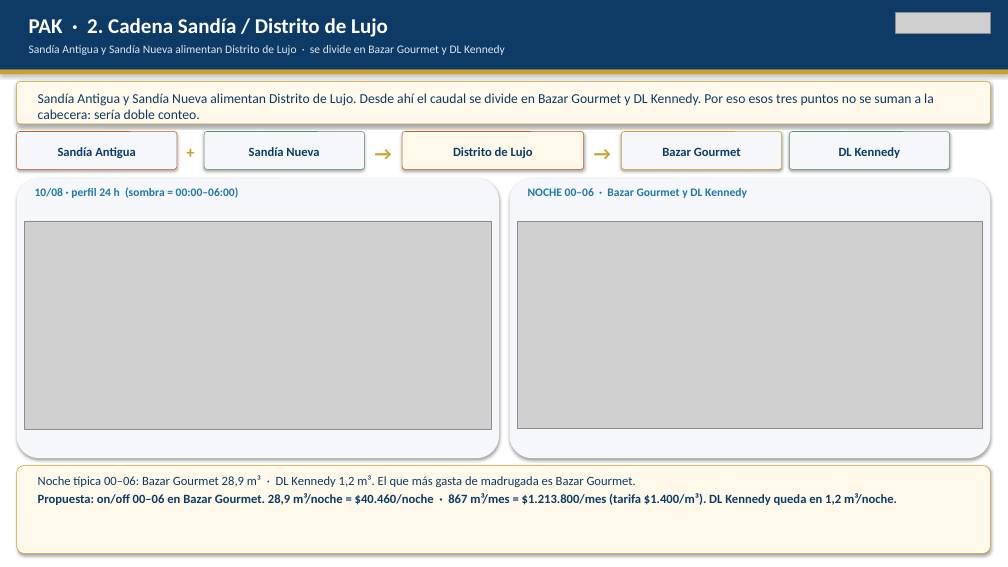
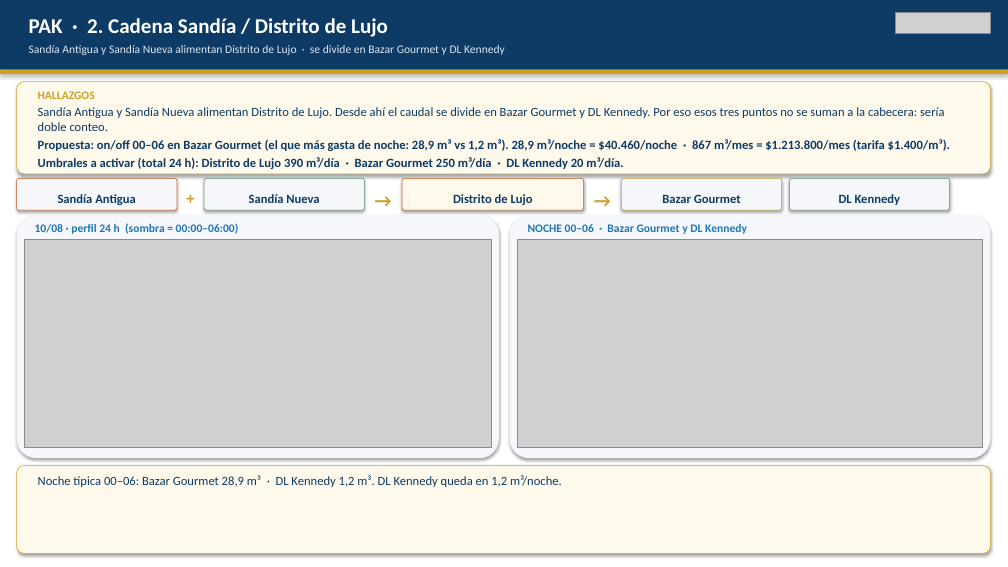
Before and after one commit to anibaloperacionesWes/wes-scripts, a slide deck: slide 15 of reports/Parque_Arauco/TMP_7MALLS/entrega_diego_anibal/Recorrido_ejecutivo_PA_MAE_20260817.pptx. Drawn at 1008x567 pixels with LibreOffice and Linux fonts; fonts in the diff are those of the drawing; grey boxes stand for pictures. Boxes give left, top, right and bottom in pixels: in the first picture for what was removed or moved away, otherwise in the second. Text is boxed around its words. In the diff, an @@ line names an element or a change of style, - is before the commit and + after.

```diff
--- a/reports/Parque_Arauco/TMP_7MALLS/entrega_diego_anibal/Recorrido_ejecutivo_PA_MAE_20260817.pptx
+++ b/reports/Parque_Arauco/TMP_7MALLS/entrega_diego_anibal/Recorrido_ejecutivo_PA_MAE_20260817.pptx
@@ rounded rectangle: place and size @@
-rounded rectangle at bbox=[17, 82, 991, 124]
+rounded rectangle at bbox=[17, 82, 991, 174]
@@ text at bbox=[38, 91, 95, 99]: text changed; size 13 to 11 pt; text colour #0D3B66 to #C9A227; bold on @@
-Sandía Antigua y Sandía Nueva alimentan Distrito de Lujo. Desde ahí el caudal se divide en Bazar Gourmet y DL Kennedy. Por eso esos tres puntos no se suman a la cabecera: sería doble conteo.
+HALLAZGOS
@@ text added at bbox=[38, 107, 950, 169], 12 pt, text #0D3B66, bold @@
+Sandía Antigua y Sandía Nueva alimentan Distrito de Lujo. Desde ahí el caudal se divide en Bazar Gourmet y DL Kennedy. Por eso esos tres puntos no se suman a la cabecera: sería doble conteo.
+Propuesta: on/off 00–06 en Bazar Gourmet (el que más gasta de noche: 28,9 m³ vs 1,2 m³). 28,9 m³/noche = $40.460/noche · 867 m³/mes = $1.213.800/mes (tarifa $1.400/m³).
+Umbrales a activar (total 24 h): Distrito de Lujo 390 m³/día · Bazar Gourmet 250 m³/día · DL Kennedy 20 m³/día.
@@ rounded rectangle: place and size @@
-rounded rectangle at bbox=[17, 132, 177, 169]
+rounded rectangle at bbox=[17, 178, 177, 210]
@@ rounded rectangle: place and size @@
-rounded rectangle at bbox=[204, 132, 364, 169]
+rounded rectangle at bbox=[204, 178, 364, 210]
@@ rounded rectangle: place and size @@
-rounded rectangle at bbox=[402, 132, 584, 169]
+rounded rectangle at bbox=[402, 178, 584, 210]
@@ rounded rectangle: place and size @@
-rounded rectangle at bbox=[622, 132, 782, 169]
+rounded rectangle at bbox=[622, 178, 782, 210]
@@ rounded rectangle: place and size @@
-rounded rectangle at bbox=[789, 132, 950, 169]
+rounded rectangle at bbox=[789, 178, 950, 210]
@@ text at bbox=[177, 185, 204, 210]: text changed; size 18 to 16 pt @@
-→
++
@@ text "→": place and size @@
-text "→" at bbox=[584, 138, 622, 163]
+text "→" at bbox=[364, 185, 402, 210]
@@ text at bbox=[584, 185, 622, 210]: text changed; size 16 to 18 pt @@
-+
+→
@@ 5 texts: place and size @@
-5 texts at bbox=[58, 147, 901, 158]
+5 texts at bbox=[58, 194, 901, 205]
@@ rounded rectangle: place and size @@
-rounded rectangle at bbox=[17, 178, 499, 458]
+rounded rectangle at bbox=[17, 215, 499, 458]
@@ picture: place and size @@
-picture at bbox=[24, 221, 492, 429]
+picture at bbox=[24, 239, 492, 447]
@@ text "10/08 · perfil 24 h ...": place and size @@
-text "10/08 · perfil 24 h ..." at bbox=[35, 187, 239, 198]
+text "10/08 · perfil 24 h ..." at bbox=[35, 223, 239, 234]
@@ rounded rectangle: place and size @@
-rounded rectangle at bbox=[510, 178, 991, 458]
+rounded rectangle at bbox=[510, 215, 991, 458]
@@ text "NOCHE 00–06 · Bazar Gourmet ...": place and size @@
-text "NOCHE 00–06 · Bazar Gourmet ..." at bbox=[528, 188, 747, 198]
+text "NOCHE 00–06 · Bazar Gourmet ..." at bbox=[528, 224, 747, 234]
@@ picture: place and size @@
-picture at bbox=[517, 222, 983, 430]
+picture at bbox=[517, 240, 983, 448]
@@ text at bbox=[38, 475, 562, 487]: text changed; bold off @@
-Noche típica 00–06: Bazar Gourmet 28,9 m³ · DL Kennedy 1,2 m³. El que más gasta de madrugada es Bazar Gourmet.
-Propuesta: on/off 00–06 en Bazar Gourmet. 28,9 m³/noche = $40.460/noche · 867 m³/mes = $1.213.800/mes (tarifa $1.400/m³). DL Kennedy queda en 1,2 m³/noche.
+Noche típica 00–06: Bazar Gourmet 28,9 m³ · DL Kennedy 1,2 m³. DL Kennedy queda en 1,2 m³/noche.
```
Also in this commit, not shown: 7 other slides changed, 1 other file.
